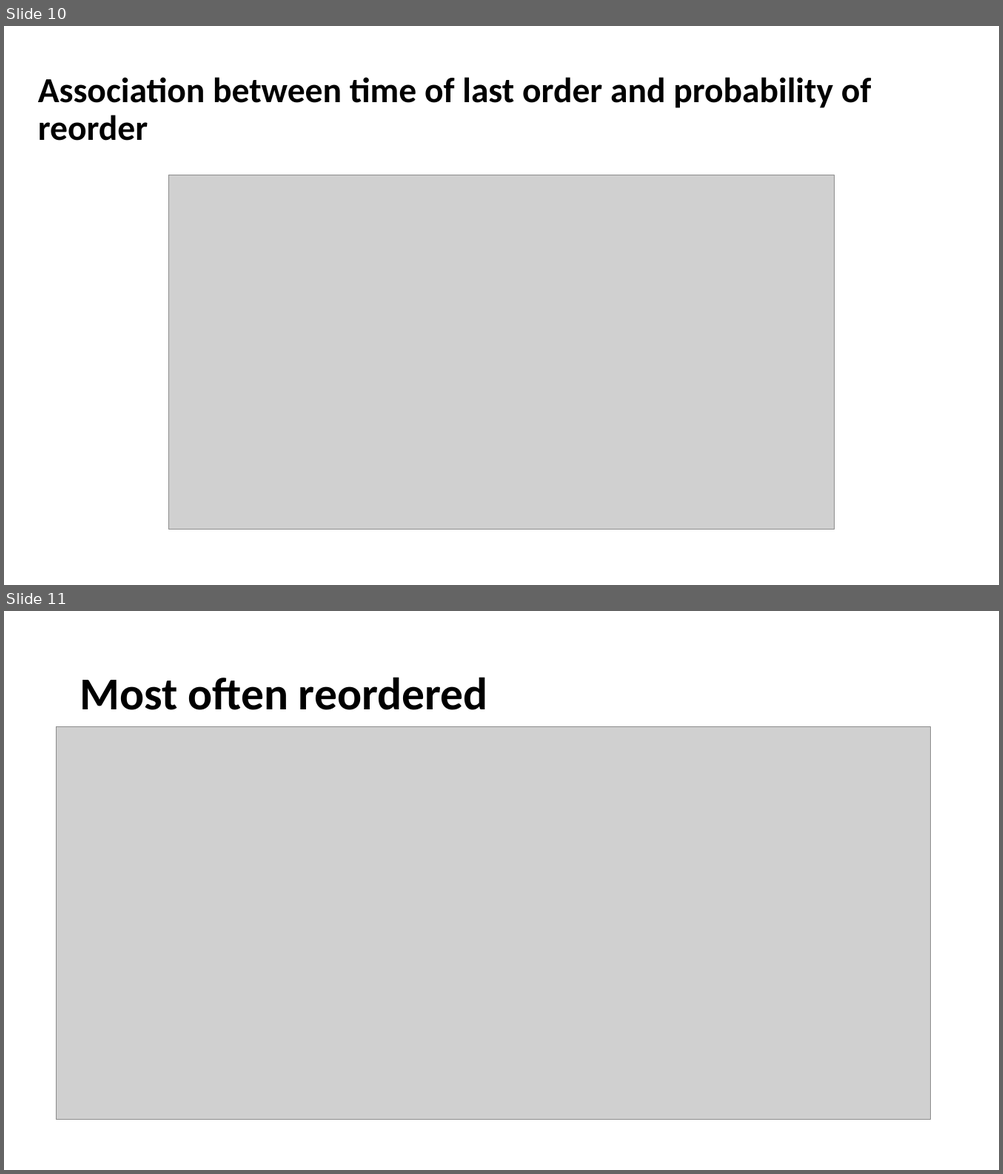
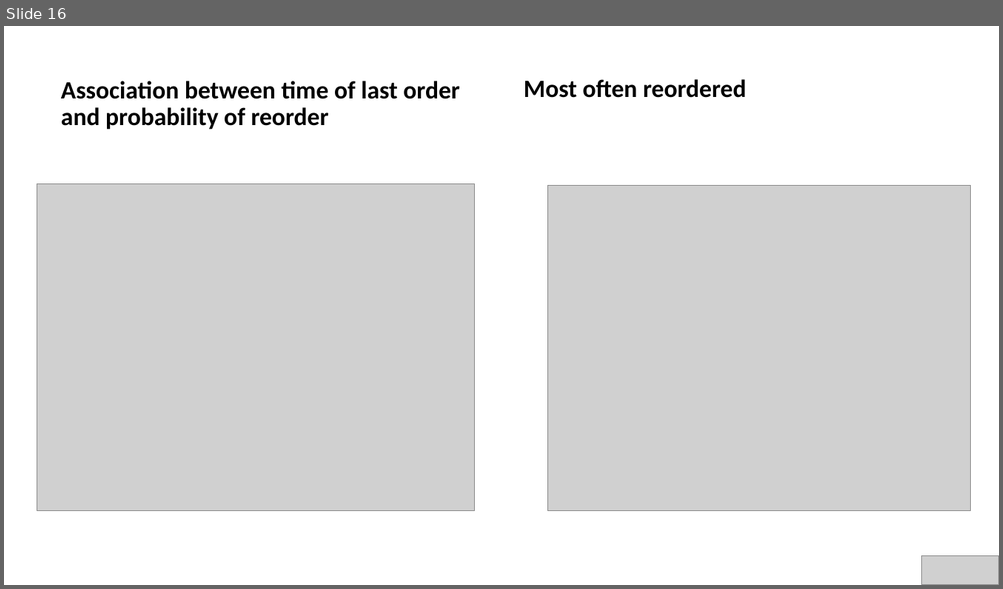
Before and after one commit to nairPrashant/InstaDataScience, a slide deck: Report/Presentation.pptx. Shown one above the other, each under a label of ours: slides 10 and 11 before the commit, slide 16 after it. The pictures are 1003x1174 and 1003x589 pixels, drawn with LibreOffice and Linux fonts; fonts in the diff are those of the drawing; grey boxes stand for pictures. Boxes give left, top, right and bottom in pixels: in the first picture for what was removed or moved away, otherwise in the second. Text is boxed around its words. In the diff, an @@ line names an element or a change of style, - is before the commit and + after.

```diff
--- a/Report/Presentation.pptx
+++ b/Report/Presentation.pptx
@@ slide 11 removed at (x1=4, y1=611, x2=999, y2=1170), background #FFFFFF @@
@@ title removed at (x1=79, y1=677, x2=488, y2=710) @@
-Most often reordered
@@ picture removed at (x1=57, y1=726, x2=930, y2=1120) @@
@@ what was slide 10 is now slide 16 @@
@@ slide 16 changed as well @@
@@ text "Association between time of last ..." moved from (x1=38, y1=77, x2=871, y2=141) to (x1=61, y1=81, x2=459, y2=130) @@
@@ text "Association between time of last ..." at (x1=61, y1=81, x2=459, y2=130): size 34 to 24 pt; more space between paragraphs; vertical alignment middle to bottom @@
@@ text added at (x1=523, y1=79, x2=745, y2=98), 24 pt, text #000000, bold @@
+Most often reordered
@@ picture resized from (x1=169, y1=175, x2=834, y2=531) to (x1=37, y1=184, x2=475, y2=511) @@
@@ picture added at (x1=548, y1=185, x2=971, y2=511) @@
@@ picture added at (x1=922, y1=556, x2=999, y2=585) @@
```
Also in this commit, not shown: 7 other slides changed, 26 slides added, 3 other slides removed, 1 other file.
